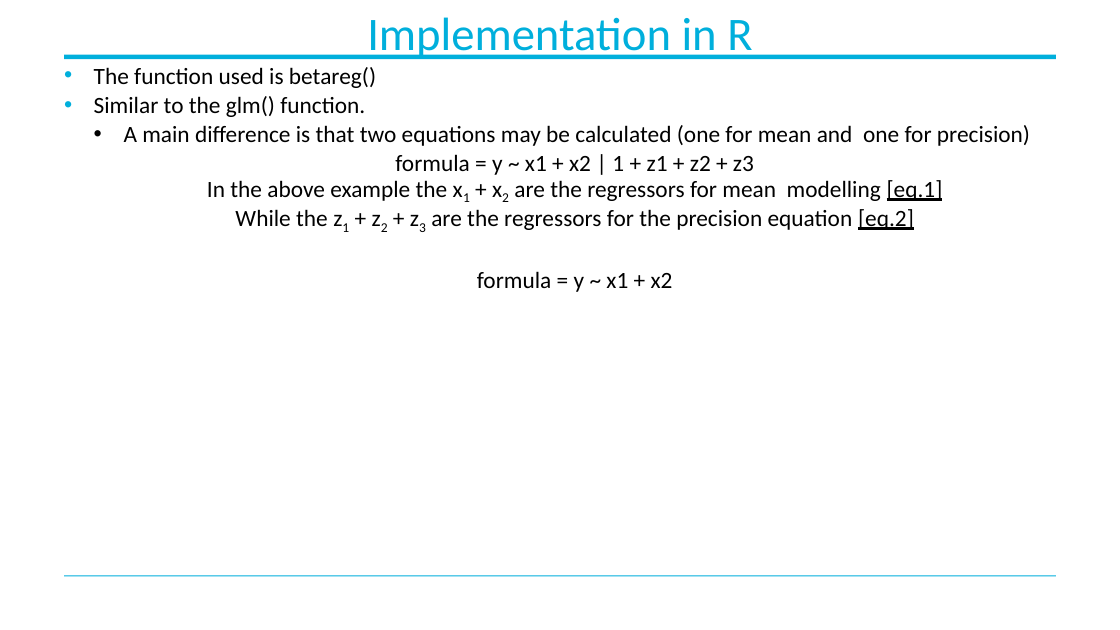
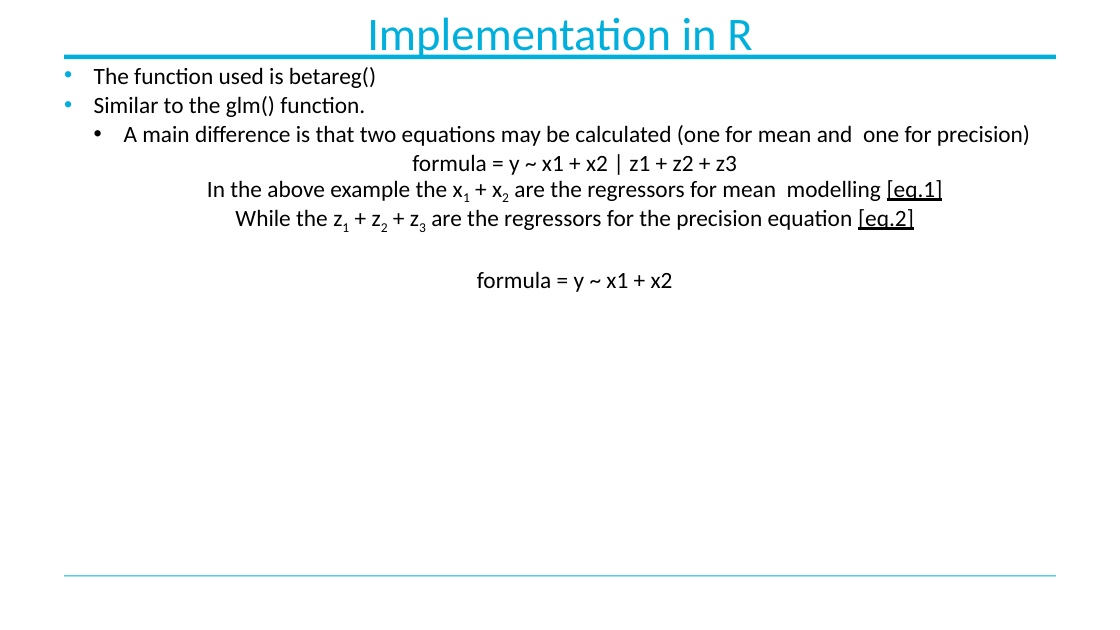
Before and after one commit to MichaelBelias/My-Complete-Book-In-R, a slide deck: slide 10 of Beta Regression/Beta-regression.pptx (slide 9 before the commit). Drawn at 1120x630 pixels with LibreOffice and Linux fonts; fonts in the diff are those of the drawing; background and template pictures are left out. Boxes give left, top, right and bottom in pixels: in the first picture for what was removed or moved away, otherwise in the second. Text is boxed around its words. In the diff, an @@ line names an element or a change of style, - is before the commit and + after.

```diff
--- a/Beta Regression/Beta-regression.pptx
+++ b/Beta Regression/Beta-regression.pptx
@@ text at <box>412,154,737,175</box>: text changed @@
-  formula = y ~ x1 + x2 | 1 + z1 + z2 + z3
+  formula = y ~ x1 + x2 | z1 + z2 + z3
```
Also in this commit, not shown: 7 other slides changed, 3 slides added, 1 slide removed, 3 other files.
